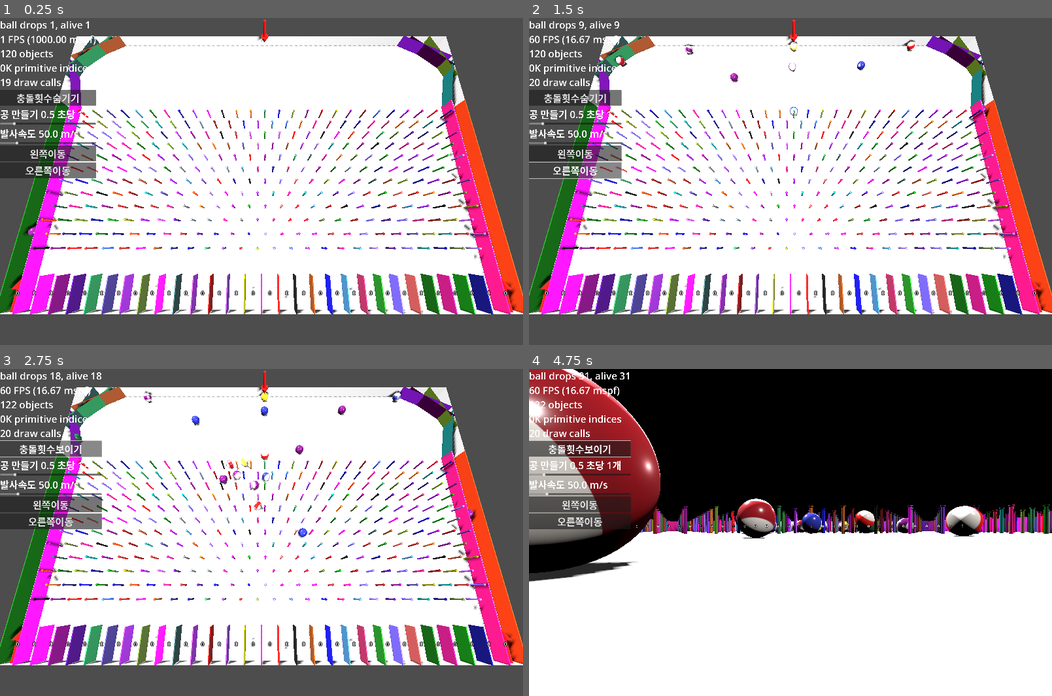
Above: before the commit, frames 1-4 (two rows, left to right).
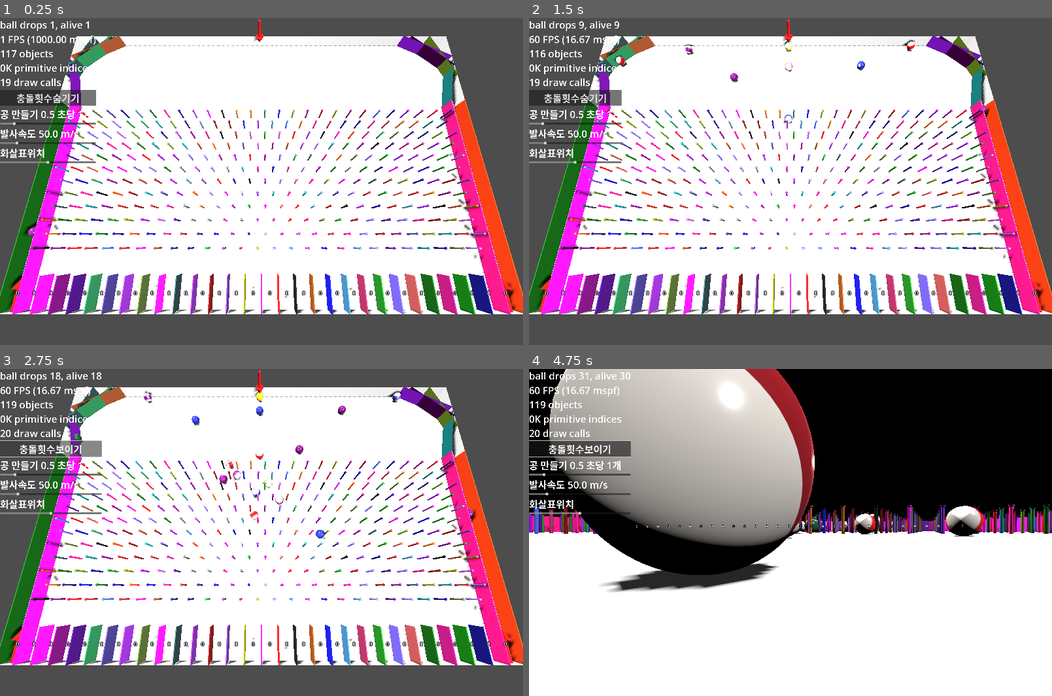
Above: after the commit, the same moments.

Repository: kasworld/gd4pinball
Game: Godot game, scene res://main.tscn
The game is run twice, just before and just after one commit, with the same random seed, the same clock (stepped at 60 frames per second) and the same inputs.
Inputs (mouse positions are in pixels of both pictures, inside the frame that each line leads up to):
- Up to frame 1 (0.25 s): no input
- Up to frame 2 (1.5 s): click (576, 152) at 0.5 s, where only the run before the commit has a clickable "왼쪽이동"; click (576, 171) at 1.25 s, where only the run before the commit has a clickable "오른쪽이동"
- Up to frame 3 (2.75 s): click "충돌횟수숨기기" at 2 s
- Up to frame 4 (4.75 s): tap Enter at 2.75, 2.85, 4.35 s; move the mouse to (905, 516) at 2.77 s; hold Right 2.78-3.53 s; click (905, 516) at 2.92 s; move the mouse to (685, 548) at 3.52 s; hold Left 3.53-4.28 s; tap 1 at 3.6 s; move the mouse to (842, 460) at 4.27 s; hold Right from 4.28 s (still down)

The runs differ from the first frame. In frame 1, 1.9% of the frame differs, in the area x 0-52%, y 0-49%; in frame 2, 1.7%; in frame 3, 2.5%; in frame 4, 33%, in the area x 0-74%, y 0-69%.

Commit message:
화살표위치

Diff:
--- a/main.gd
+++ b/main.gd
@@ -188,6 +188,9 @@
 var camera_move = false
 func _process(delta: float) -> void:
 	update_label()
+	$Arrow3DDrop.position.x = $"왼쪽패널/화살표위치".value/100*(Config.WorldSize.x-Config.BallRadius)
+	$Arrow3DDrop.position.x = clampf($Arrow3DDrop.position.x, Config.BallRadius, Config.WorldSize.x-Config.BallRadius)
+
 	var t = Time.get_unix_time_from_system() /-3.0
 	if camera_move:
 		$Camera3D.position = Vector3(sin(t)*Config.WorldSize.x/2, sin(t)*Config.BottomSize.length()/3, cos(t)*Config.WorldSize.z/2) + Config.WorldSize/2
@@ -211,7 +214,6 @@
 	else :
 		$"왼쪽패널/충돌횟수보이기".text = "충돌횟수보이기"
 
-
 func _on_왼쪽이동_pressed() -> void:
 	$Arrow3DDrop.position.x -= 0.1
 	$Arrow3DDrop.position.x = clampf($Arrow3DDrop.position.x, Config.BallRadius, Config.WorldSize.x-Config.BallRadius)
--- a/main.tscn
+++ b/main.tscn
@@ -64,13 +64,14 @@
 max_value = 200.0
 value = 50.0
 
-[node name="왼쪽이동" type="Button" parent="왼쪽패널"]
+[node name="Label3" type="Label" parent="왼쪽패널"]
 layout_mode = 2
-text = "왼쪽이동"
+text = "화살표위치"
 
-[node name="오른쪽이동" type="Button" parent="왼쪽패널"]
+[node name="화살표위치" type="HSlider" parent="왼쪽패널"]
 layout_mode = 2
-text = "오른쪽이동"
+step = 0.1
+value = 50.0
 
 [node name="WallContainer" type="Node3D" parent="."]
 
@@ -93,6 +94,4 @@
 
 [connection signal="pressed" from="왼쪽패널/충돌횟수보이기" to="." method="_on_충돌횟수보이기_pressed"]
 [connection signal="value_changed" from="왼쪽패널/생성속도" to="." method="_on_생성속도_value_changed"]
-[connection signal="pressed" from="왼쪽패널/왼쪽이동" to="." method="_on_왼쪽이동_pressed"]
-[connection signal="pressed" from="왼쪽패널/오른쪽이동" to="." method="_on_오른쪽이동_pressed"]
 [connection signal="timeout" from="Timer공추가" to="." method="_on_timer공추가_timeout"]
